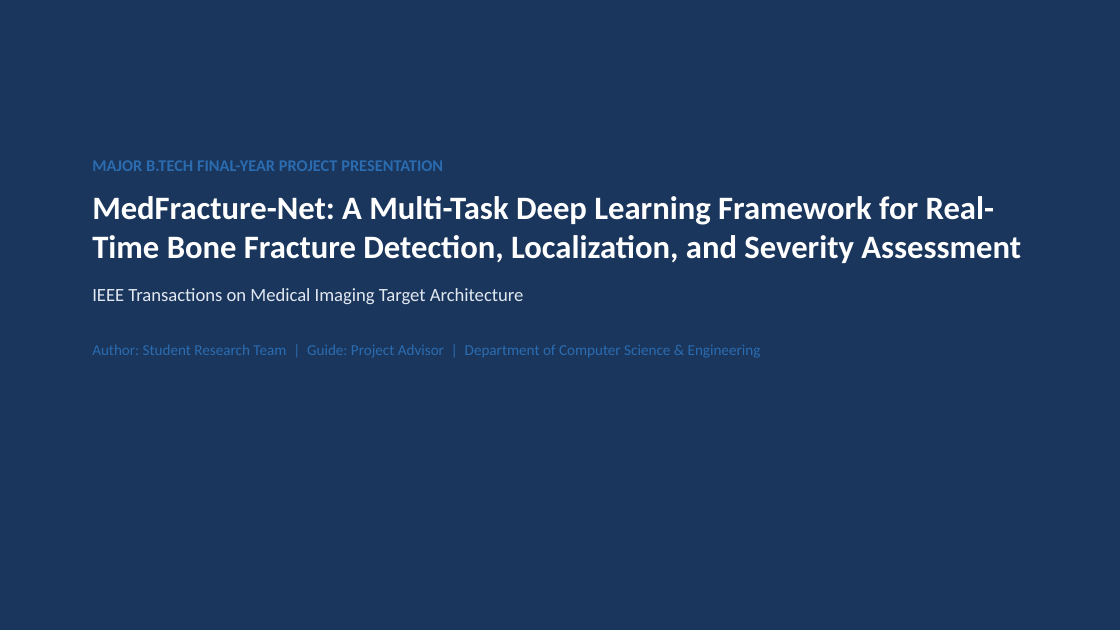
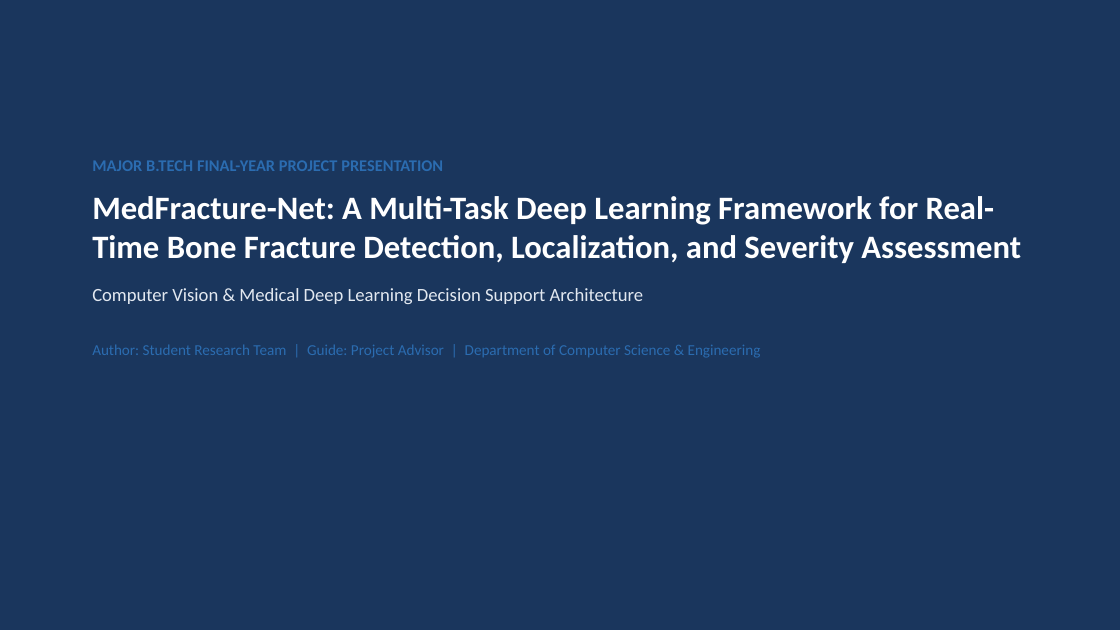
Before and after one commit to vaishnavijampani/medfracture-net, a slide deck: slide 1 of MedFracture_Net_Presentation.pptx. Drawn at 1120x630 pixels with LibreOffice and Linux fonts; fonts in the diff are those of the drawing. Boxes give left, top, right and bottom in pixels: in the first picture for what was removed or moved away, otherwise in the second. Text is boxed around its words. In the diff, an @@ line names an element or a change of style, - is before the commit and + after.

```diff
--- a/MedFracture_Net_Presentation.pptx
+++ b/MedFracture_Net_Presentation.pptx
@@ text at (92,288,644,304): text changed @@
-IEEE Transactions on Medical Imaging Target Architecture
+Computer Vision & Medical Deep Learning Decision Support Architecture
```
Also in this commit, not shown: 11 other slides changed, 8 other files.
